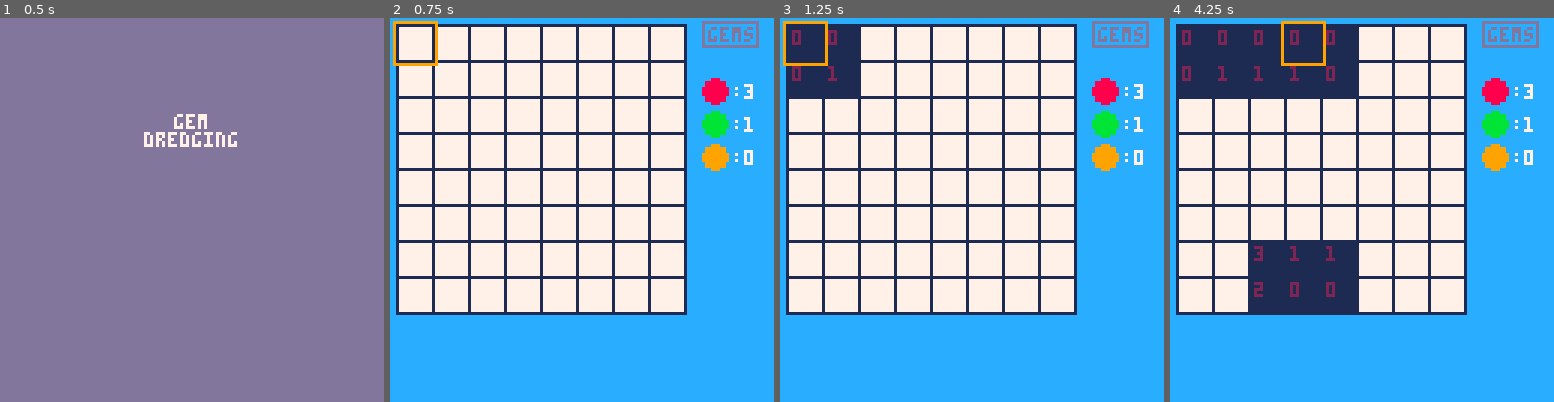
Above: before the commit, frames 1-4 (left to right).
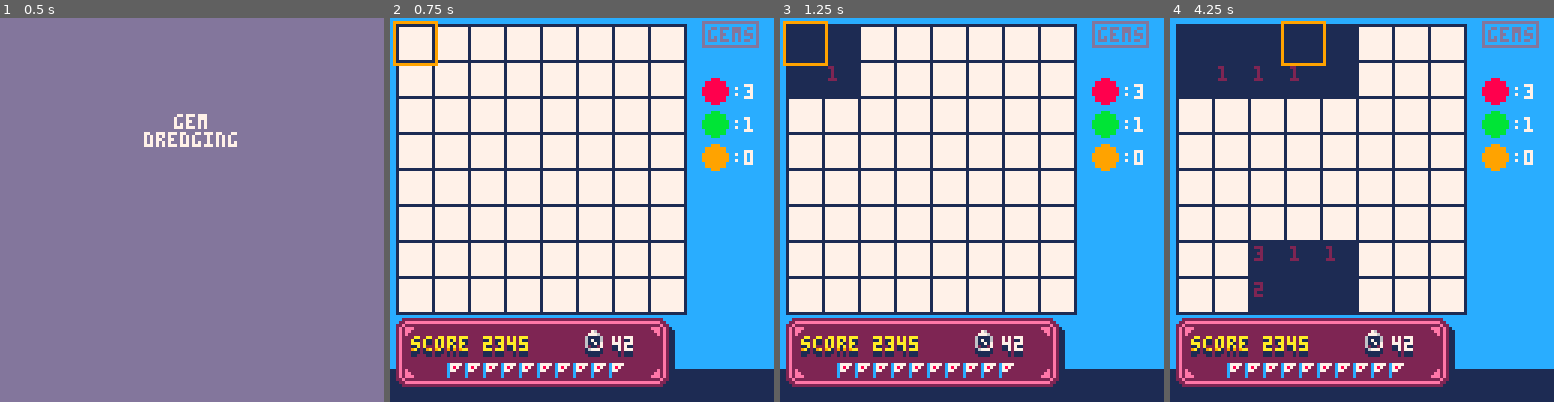
Above: after the commit, the same moments.

Repository: TheSailor1/PICO-8
Game: PICO-8 cartridge gem/gem.p8
Two runs of this game, one before a commit and one after it. Both use one fixed random seed, a clock stepped at 60 frames per second and the inputs below.
Inputs:
- Up to frame 1 (0.5 s): tap X (X key) at 0.33 s
- Up to frame 2 (0.75 s): tap O (Z key) at 0.7 s
- Up to frame 3 (1.25 s): tap X (X key) at 1.07 s
- Up to frame 4 (4.25 s): hold Right 1.6-2.1 s; tap O (Z key) every 0.4 s from 1.7 to 4.1 s; tap X (X key) at 1.85, 2.97, 4.08 s; hold Up 2.15-2.42 s; hold Right 2.47-3.03 s; hold Left 3.08-3.58 s; hold Down 3.63-3.97 s; hold Right from 4.02 s (still down)

Frame 1 is identical in both runs. In frame 2, 18% of the frame differs, in the area x 0-100%, y 78-100%; in frame 3, 18%; in frame 4, 19%, in the area x 0-100%, y 3-100%.

Commit message:
Added scoreboard

Diff:
--- a/gem/gem.p8
+++ b/gem/gem.p8
@@ -50,9 +50,11 @@
 
 function drw_game()
 	cls(12)
+	drw_bkg()
 	drw_board()
 	drw_cursor()
 	drw_gemboard()
+	drw_scoreboard()
 end
 -->8
 -- game play
@@ -94,6 +96,10 @@
 
 end--ini_board()
 
+function drw_bkg()
+	rectfill(0,117,127,127,1)
+end
+
 function drw_board()
 	local t,c
 	for t in all(tiles) do
@@ -122,7 +128,8 @@
 			1)
 
 			if t.revealed and
-			not t.hasmine then
+			not t.hasmine and
+			t.warn>0 then
 				print(t.warn,4+t.id_x,4+t.id_y,2)
 			end
 
@@ -149,6 +156,65 @@
 	print(":3",114,22,7)
 	print(":1",114,33,7)
 	print(":0",114,44,7)
+end
+
+function drw_scoreboard()
+	rrect(6,103,86,20,1)
+	rrect(4,101,86,20,2)
+
+	line(5,101,89,101,14)
+	line(5,121,89,121,14)
+	line(3,103,3,119,14)
+	line(91,103,91,119,14)
+
+	pset(4,102,14)
+	pset(90,102,14)
+	pset(90,120,14)
+	pset(4,120,14)
+
+	rectfill(5,103,7,105,14)
+	pset(7,104,2)
+	pset(7,105,2)
+	pset(6,105,2)
+
+	rectfill(5,117,7,119,14)
+	pset(7,118,2)
+	pset(7,117,2)
+	pset(6,117,2)
+
+	rectfill(87,117,89,119,14)
+	pset(87,117,2)
+	pset(88,117,2)
+	pset(87,118,2)
+
+	rectfill(87,103,89,105,14)
+	pset(87,104,2)
+	pset(87,105,2)
+	pset(88,105,2)
+
+	--score / points
+	print("score 2345",7,108,1)
+	print("score 2345",7,107,1)
+	print("score 2345",7,106,10)
+	pset(7,110,9)
+	pset(12,110,9)
+	pset(15,110,9)
+	pset(19,110,9)
+	pset(21,110,9)
+	pset(23,110,9)
+
+	--time
+	spr(1,65,105)
+	spr(1,65,104)
+	print("42",74,108,1)
+	print("42",74,107,1)
+	print("42",74,106,7)
+
+	--flags
+	local f
+	for f=1,10 do
+		spr(2,13+(f*6),115)
+	end
 end
 
 function upd_cursor()
@@ -412,10 +478,20 @@
 		end
 	end
 end--movecursor()
+-->8
+-- tools
+
+function rrect(_x,_y,_w,_h,_c)
+	rectfill(_x-1,_y,_x+_w+1,_y+_h,_c)
+	rectfill(_x,_y-1,_x+_w,_y+_h+1,_c)
+	rectfill(_x-2,_y+1,_x+_w+2,_y+_h-1,_c)
+end
 __gfx__
-00000000000000000000000000000000000000000000000000000000000000000000000000000000000000000000000000000000000000000000000000000000
-00000000000000000000000000000000000000000000000000000000000000000000000000000000000000000000000000000000000000000000000000000000
-00700700000000000000000000000000000000000000000000000000000000000000000000000000000000000000000000000000000000000000000000000000
-00077000000000000000000000000000000000000000000000000000000000000000000000000000000000000000000000000000000000000000000000000000
-00077000000000000000000000000000000000000000000000000000000000000000000000000000000000000000000000000000000000000000000000000000
-00700700000000000000000000000000000000000000000000000000000000000000000000000000000000000000000000000000000000000000000000000000
+0000000000760000c777700000000000000000000000000000000000000000000000000000000000000000000000000000000000000000000000000000000000
+0000000007776000c787000000000000000000000000000000000000000000000000000000000000000000000000000000000000000000000000000000000000
+0070070061111600c770000000000000000000000000000000000000000000000000000000000000000000000000000000000000000000000000000000000000
+0007700061711600c000000000000000000000000000000000000000000000000000000000000000000000000000000000000000000000000000000000000000
+0007700060170700c000000000000000000000000000000000000000000000000000000000000000000000000000000000000000000000000000000000000000
+00700700600107000000000000000000000000000000000000000000000000000000000000000000000000000000000000000000000000000000000000000000
+00000000167771000000000000000000000000000000000000000000000000000000000000000000000000000000000000000000000000000000000000000000
+00000000011110000000000000000000000000000000000000000000000000000000000000000000000000000000000000000000000000000000000000000000
